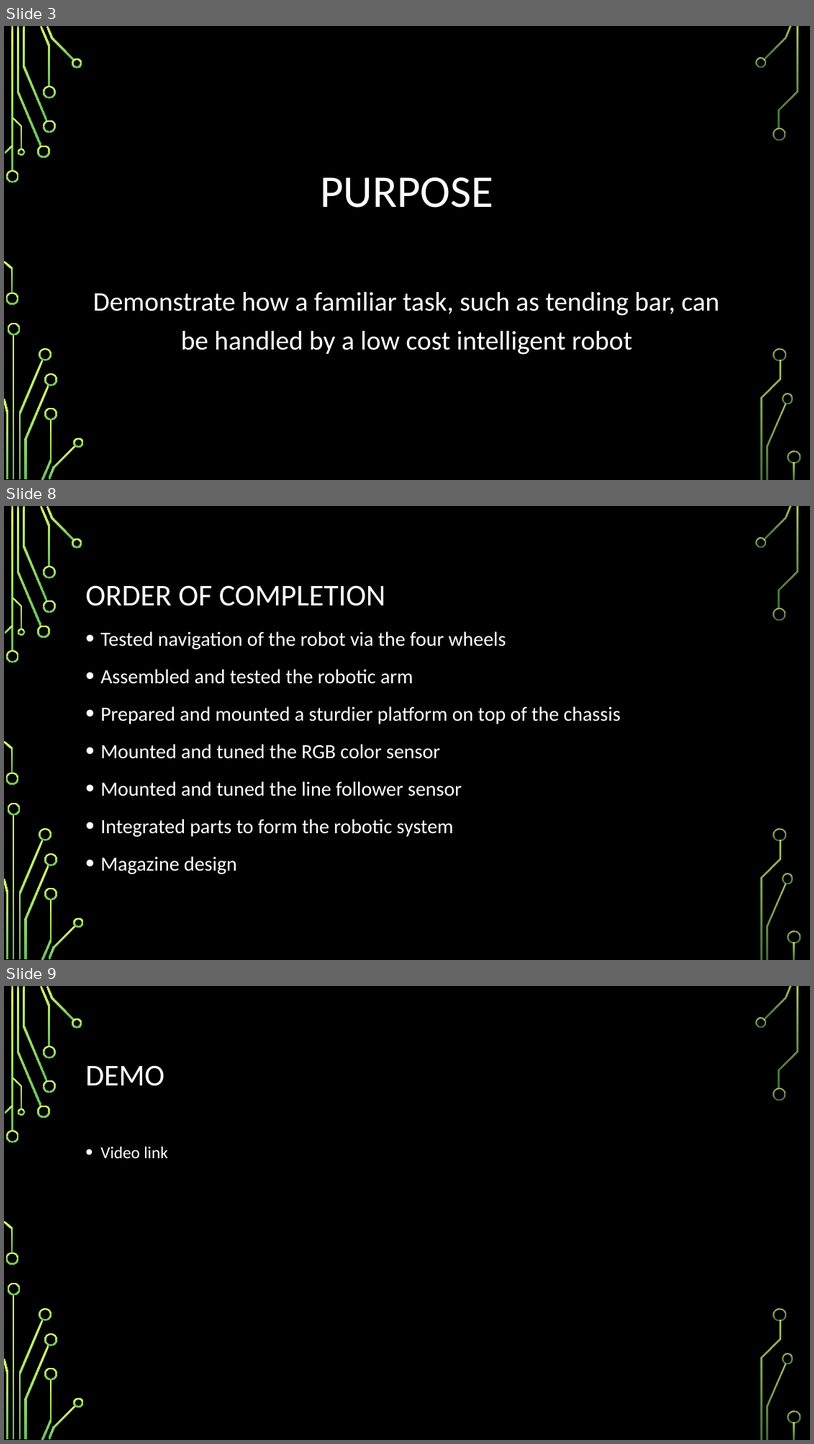
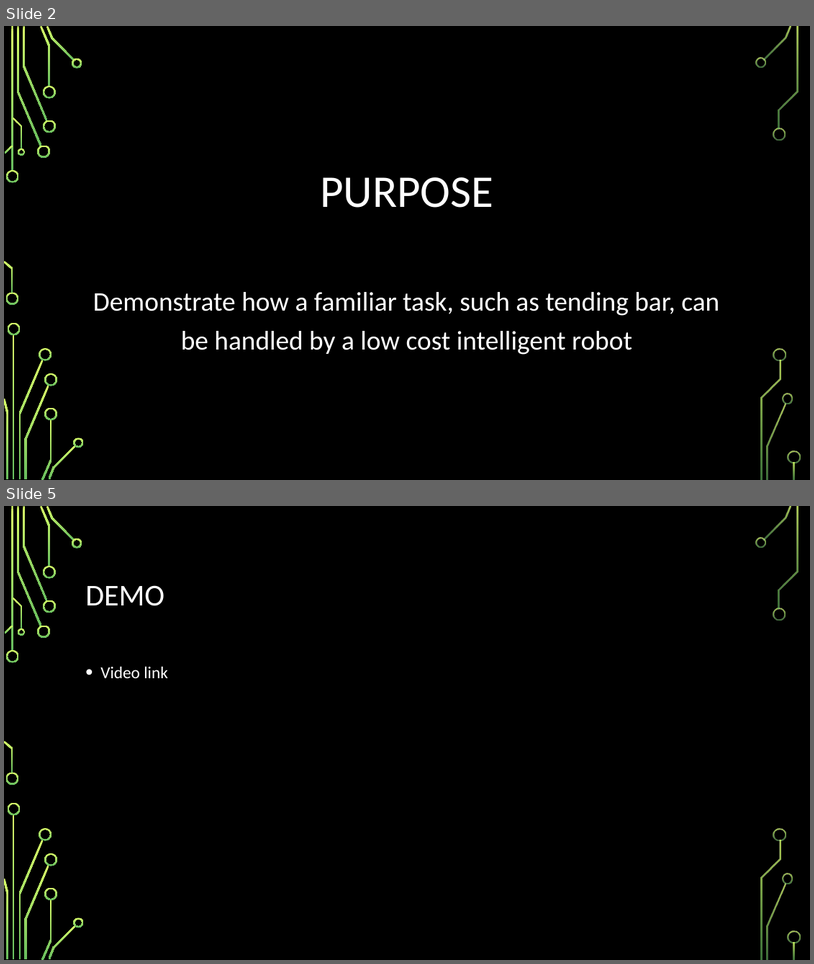
Before and after one commit to bwwagner/SP17-barbot, a slide deck: Presentation/conference-presentation.pptx. Shown one above the other, each under a label of ours: slides 3, 8 and 9 before the commit, slides 2 and 5 after it; the slides between them are not shown. The pictures are 814x1444 and 814x964 pixels, drawn with LibreOffice and Linux fonts; fonts in the diff are those of the drawing; background and template pictures are left out. Boxes give left, top, right and bottom in pixels: in the first picture for what was removed or moved away, otherwise in the second. Text is boxed around its words. In the diff, an @@ line names an element or a change of style, - is before the commit and + after.

```diff
--- a/Presentation/conference-presentation.pptx
+++ b/Presentation/conference-presentation.pptx
@@ slide 8 removed at (x1=4, y1=506, x2=810, y2=960), background picture (left out); not listed: 36 template elements that a slide beside it also shows @@
@@ title removed at (x1=85, y1=585, x2=386, y2=606) @@
-ORDER OF COMPLETION
@@ text removed at (x1=100, y1=631, x2=621, y2=874) @@
-• Tested navigation of the robot via the four wheels
-• Assembled and tested the robotic arm
-• Prepared and mounted a sturdier platform on top of the chassis
-• Mounted and tuned the RGB color sensor
-• Mounted and tuned the line follower sensor
-• Integrated parts to form the robotic system
-• Magazine design
@@ what was slide 3 is now slide 2 @@
@@ what was slide 9 is now slide 5 @@
```
Also in this commit, not shown: 3 slides changed, 3 slides added, 3 other slides removed.
